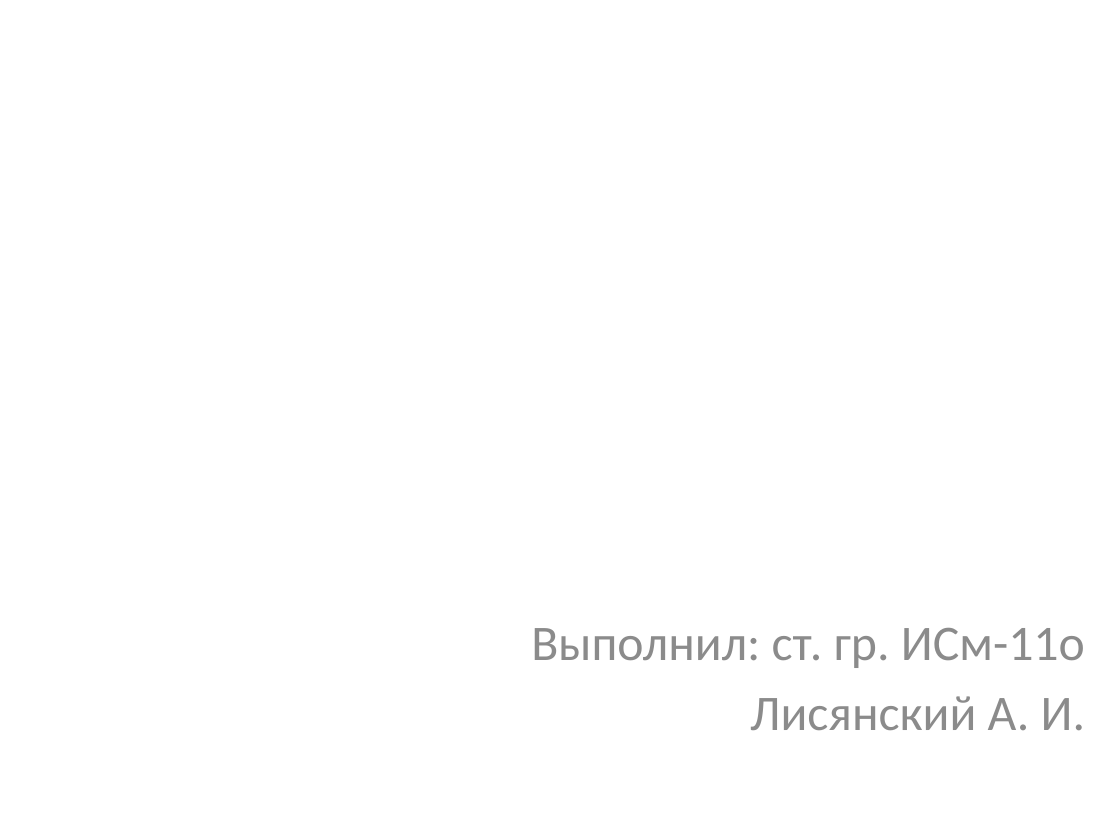
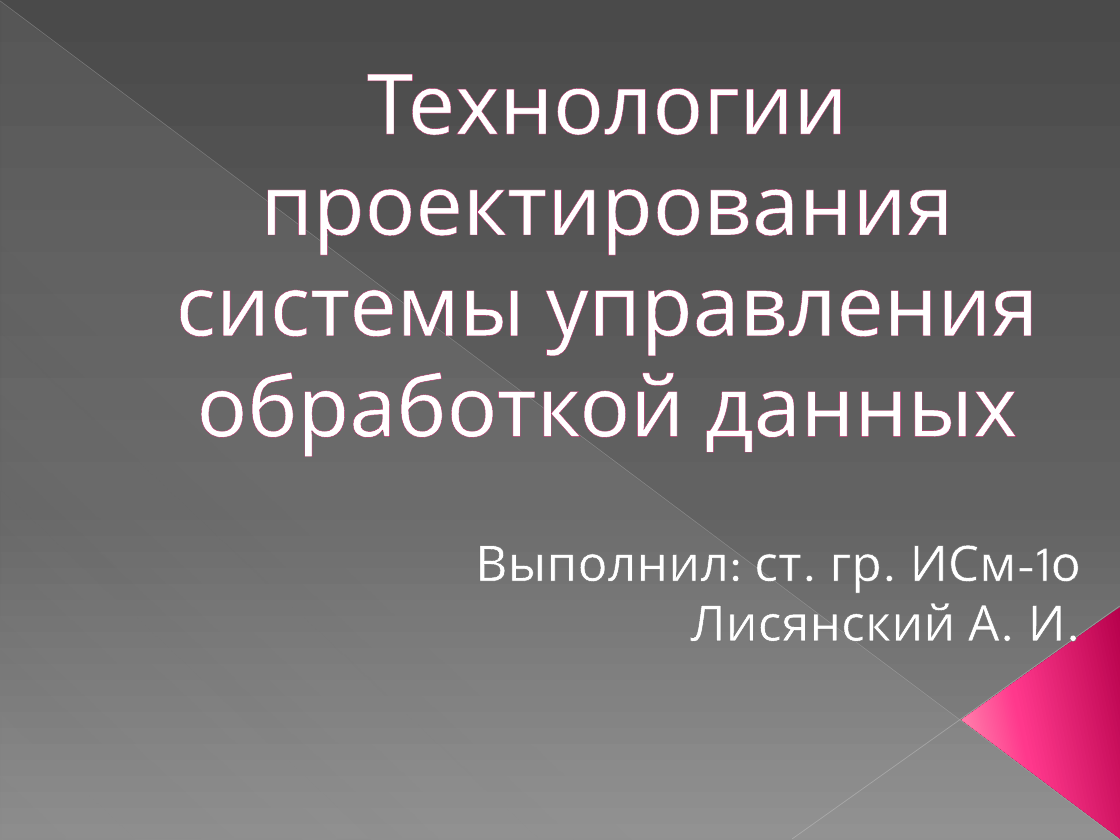
Before and after one commit to sasha2567/magister-level, a slide deck: slide 1 of Лабы/ТПИС/Курсач/Презентация.pptx. Drawn at 1120x840 pixels with LibreOffice and Linux fonts; fonts in the diff are those of the drawing. Boxes give left, top, right and bottom in pixels: in the first picture for what was removed or moved away, otherwise in the second. Text is boxed around its words. In the diff, an @@ line names an element or a change of style, - is before the commit and + after.

```diff
--- a/Лабы/ТПИС/Курсач/Презентация.pptx
+++ b/Лабы/ТПИС/Курсач/Презентация.pptx
@@ background #FFFFFF to gradient #4A4A4A to #626262 to #8C8C8C @@
@@ line added from (0, 1) to (1119, 839), #BFBFBF 0.39 pt @@
@@ right triangle added at (x1=1, y1=2, x2=1119, y2=840), fill gradient #D2D2D2 @@
@@ title added at (x1=176, y1=74, x2=1039, y2=457), 54 pt, text #FFFFFF @@
+Технологии проектирования системы управления обработкой данных
@@ subtitle "Выполнил: ст. гр. ИСм-1о" moved from (x1=531, y1=628, x2=1085, y2=730) to (x1=475, y1=545, x2=1065, y2=654) @@
@@ subtitle at (x1=475, y1=545, x2=1017, y2=593): text changed; font Calibri to League Spartan; text colour #8C8C8C to #FFFFFF @@
-Выполнил: ст. гр. ИСм-11о
+Выполнил: ст. гр. ИСм-1о
@@ subtitle at (x1=690, y1=603, x2=1065, y2=654): font Calibri to League Spartan, text colour #8C8C8C to #FFFFFF, letter outline none to #666666 0.75 pt in "Лисянский А. И."; less space between paragraphs @@
@@ line added from (1120, 606) to (792, 839), #C6C6C6 0.47 pt @@
@@ triangle added at (x1=962, y1=608, x2=1120, y2=839), fill gradient #B8014E to #FF388C to #FF9CB9 @@
```
Also in this commit, not shown: 10 slides added, 3 other files.
